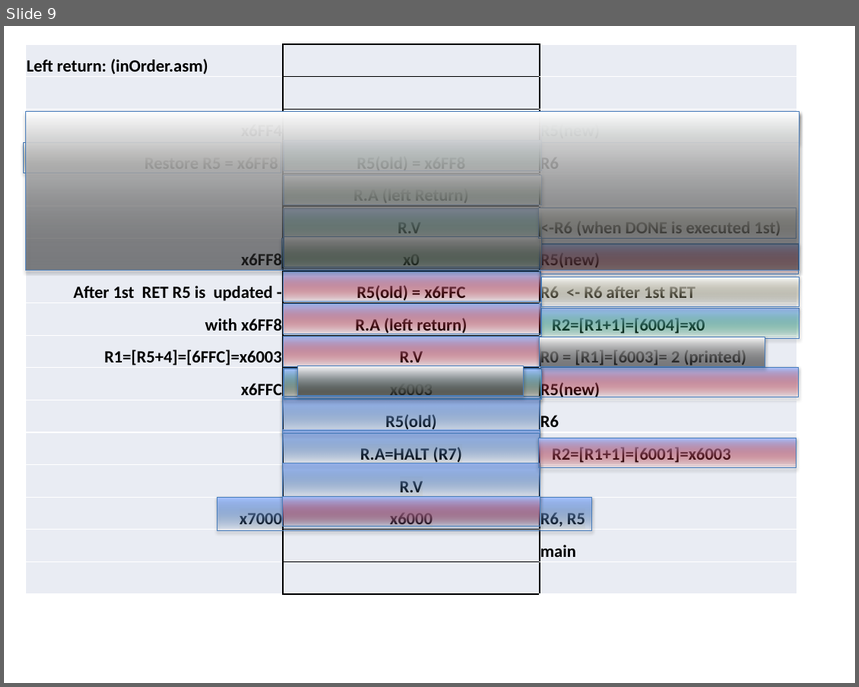
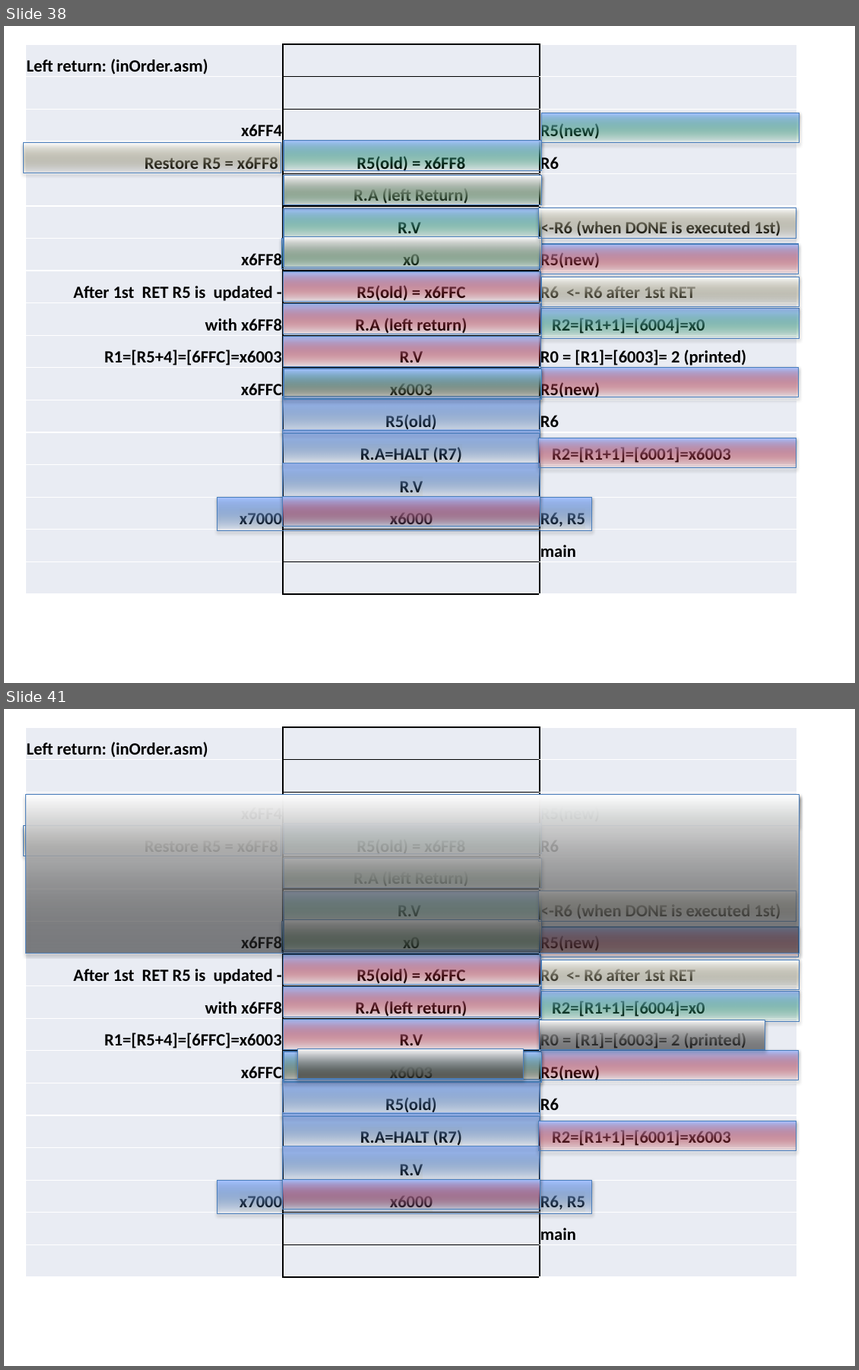
Before and after one commit to ubhowmik/ECE220_Fall2019, a slide deck: LEC#22/Lecture_22.pptx. Shown one above the other, each under a label of ours: slide 9 before the commit, slides 38 and 41 after it; the slides between them are not shown. The pictures are 859x687 and 859x1370 pixels, drawn with LibreOffice and Linux fonts; fonts in the diff are those of the drawing; background and template pictures are left out. Boxes give left, top, right and bottom in pixels: in the first picture for what was removed or moved away, otherwise in the second. Text is boxed around its words. In the diff, an @@ line names an element or a change of style, - is before the commit and + after.

```diff
--- a/LEC#22/Lecture_22.pptx
+++ b/LEC#22/Lecture_22.pptx
@@ slide 38 added at [4, 26, 855, 683], background #FFFFFF @@
@@ table added at [26, 44, 797, 595], 17 rows, 3 columns @@
+Left return: (inOrder.asm) |  | 
+ |  | 
+x6FF4 |  | R5(new)
+Restore R5 = x6FF8 | R5(old) = x6FF8 | R6
+ | R.A (left Return) | 
+ | R.V | <-R6 (when DONE is executed 1st)
+x6FF8 | x0 | R5(new)
+After 1st RET R5 is updated - | R5(old) = x6FFC | R6 <- R6 after 1st RET
+with x6FF8 | R.A (left return) | R2=[R1+1]=[6004]=x0
+R1=[R5+4]=[6FFC]=x6003 | R.V | R0 = [R1]=[6003]= 2 (printed)
+x6FFC | x6003 | R5(new)
+ | R5(old) | R6
+ | R.A=HALT (R7) | R2=[R1+1]=[6001]=x6003
+ | R.V | 
+x7000 | x6000 | R6, R5
+ |  | main
+ |  | 
@@ rectangle added at [542, 113, 800, 143], fill gradient #4EB9A8 to #00B050 to #A4C4FF, outline #4B7EBC 0.75 pt @@
@@ rectangle added at [23, 143, 281, 173], fill gradient #C00000 to #948A54 to #FFFFFF, outline #4B7EBC 0.75 pt @@
@@ rectangle added at [284, 141, 541, 170], fill gradient #4EB9A8 to #00B050 to #A4C4FF, outline #4B7EBC 0.75 pt @@
@@ rectangle added at [284, 176, 541, 205], fill gradient #4EB9A8 to #00B050 to #A4C4FF, outline #4B7EBC 0.75 pt @@
@@ rectangle added at [284, 176, 541, 205], fill gradient #C00000 to #948A54 to #FFFFFF, outline #4B7EBC 0.75 pt @@
@@ rectangle added at [284, 208, 541, 239], fill gradient #4EB9A8 to #00B050 to #A4C4FF, outline #4B7EBC 0.75 pt @@
@@ rectangle added at [539, 208, 797, 239], fill gradient #C00000 to #948A54 to #FFFFFF, outline #4B7EBC 0.75 pt @@
@@ rectangle added at [282, 239, 540, 269], fill gradient #4EB9A8 to #00B050 to #A4C4FF, outline #4B7EBC 0.75 pt @@
@@ rectangle added at [284, 237, 541, 268], fill gradient #C00000 to #948A54 to #FFFFFF, outline #4B7EBC 0.75 pt @@
@@ rectangle added at [541, 244, 798, 275], fill gradient #FF0000 to #A4C4FF, outline #4B7EBC 0.75 pt @@
@@ rectangle added at [284, 272, 541, 302], fill gradient #FF0000 to #A4C4FF, outline #4B7EBC 0.75 pt @@
@@ rectangle added at [542, 278, 800, 308], fill gradient #C00000 to #948A54 to #FFFFFF, outline #4B7EBC 0.75 pt @@
@@ rectangle added at [284, 304, 541, 334], fill gradient #FF0000 to #A4C4FF, outline #4B7EBC 0.75 pt @@
@@ rectangle added at [542, 309, 800, 338], fill gradient #4EB9A8 to #00B050 to #A4C4FF, outline #4B7EBC 0.75 pt @@
@@ rectangle added at [284, 337, 541, 367], fill gradient #FF0000 to #A4C4FF, outline #4B7EBC 0.75 pt @@
@@ rectangle added at [284, 369, 541, 399], fill gradient #FF0000 to #A4C4FF, outline #4B7EBC 0.75 pt @@
@@ rectangle added at [284, 370, 541, 400], fill gradient #4EB9A8 to #00B050 to #A4C4FF, outline #4B7EBC 0.75 pt @@
@@ rectangle added at [541, 368, 799, 398], fill gradient #FF0000 to #A4C4FF, outline #4B7EBC 0.75 pt @@
@@ rectangle added at [283, 397, 541, 434], fill gradient #3F80CE to #A4C4FF, outline #4B7EBC 0.75 pt @@
@@ rectangle added at [283, 431, 541, 464], fill gradient #3F80CE to #A4C4FF, outline #4B7EBC 0.75 pt @@
@@ rectangle added at [539, 439, 797, 468], fill gradient #FF0000 to #A4C4FF, outline #4B7EBC 0.75 pt @@
@@ rectangle added at [283, 464, 541, 498], fill gradient #3F80CE to #A4C4FF, outline #4B7EBC 0.75 pt @@
@@ rectangle added at [217, 497, 592, 531], fill gradient #3F80CE to #A4C4FF, outline #4B7EBC 0.75 pt @@
@@ rectangle added at [283, 497, 541, 528], fill gradient #FF0000 to #A4C4FF, outline #4B7EBC 0.75 pt @@
@@ what was slide 9 is now slide 41 @@
```
Also in this commit, not shown: 1 slide changed, 52 other slides added, 1 other file.
